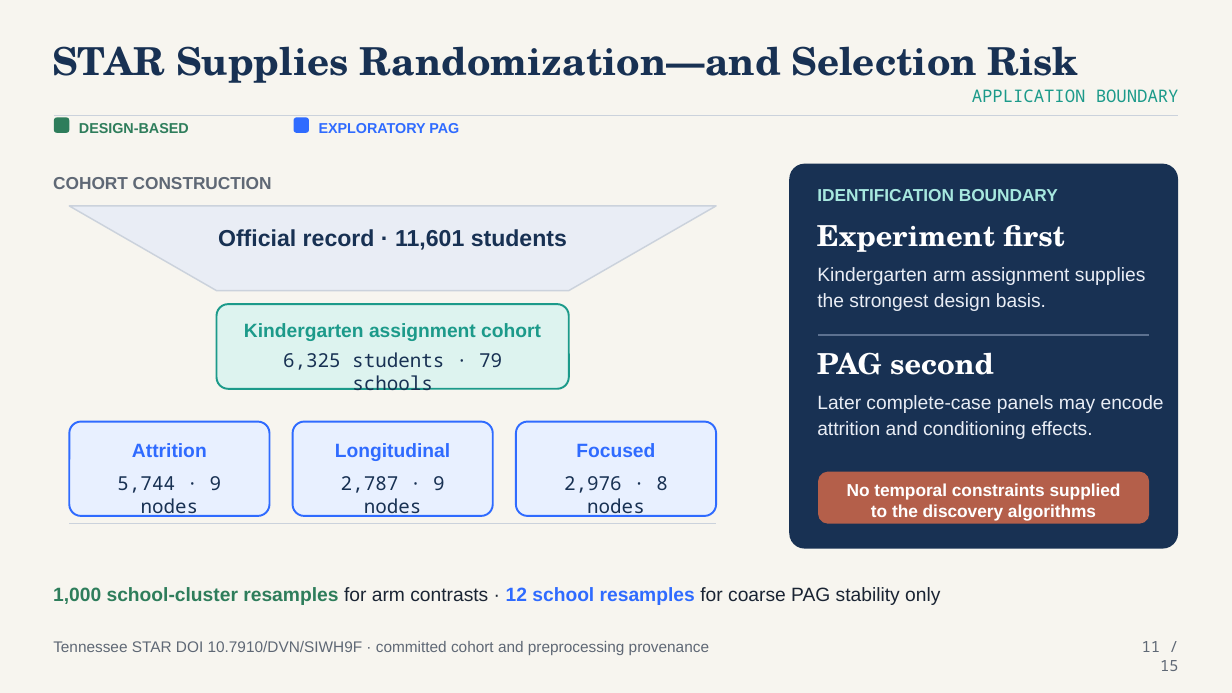
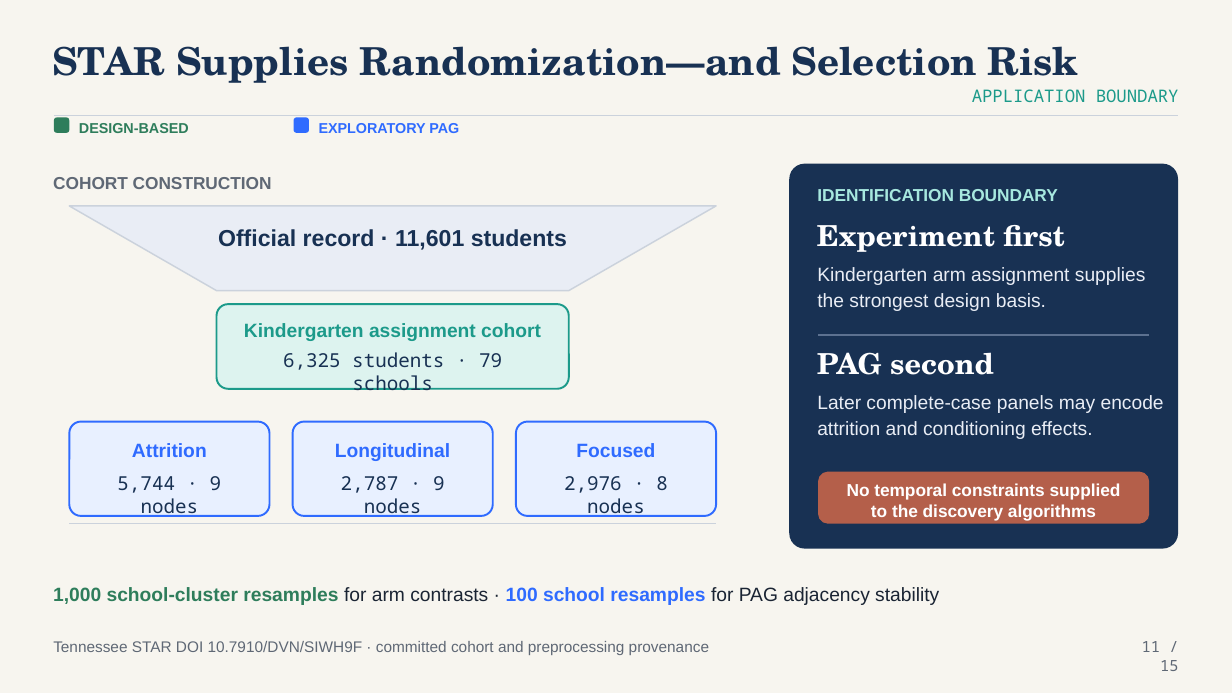
Before and after one commit to ada-yq225/FCI, a slide deck: slide 11 of output/ppt/fci_plus_star_advisor_presentation.pptx. Drawn at 1232x693 pixels with LibreOffice and Linux fonts; fonts in the diff are those of the drawing. Boxes give left, top, right and bottom in pixels: in the first picture for what was removed or moved away, otherwise in the second. Text is boxed around its words. In the diff, an @@ line names an element or a change of style, - is before the commit and + after.

```diff
--- a/output/ppt/fci_plus_star_advisor_presentation.pptx
+++ b/output/ppt/fci_plus_star_advisor_presentation.pptx
@@ text at bbox=[53, 587, 939, 605]: text changed @@
-1,000 school-cluster resamples for arm contrasts · 12 school resamples for coarse PAG stability only
+1,000 school-cluster resamples for arm contrasts · 100 school resamples for PAG adjacency stability
```
Also in this commit, not shown: 2 other slides changed, 53 other files.
